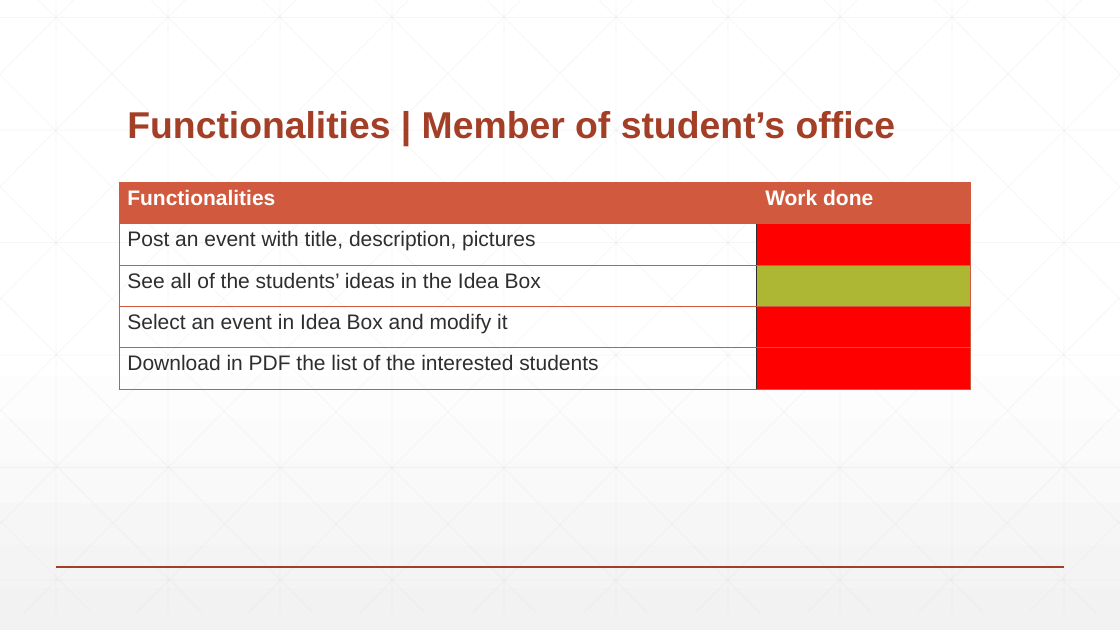
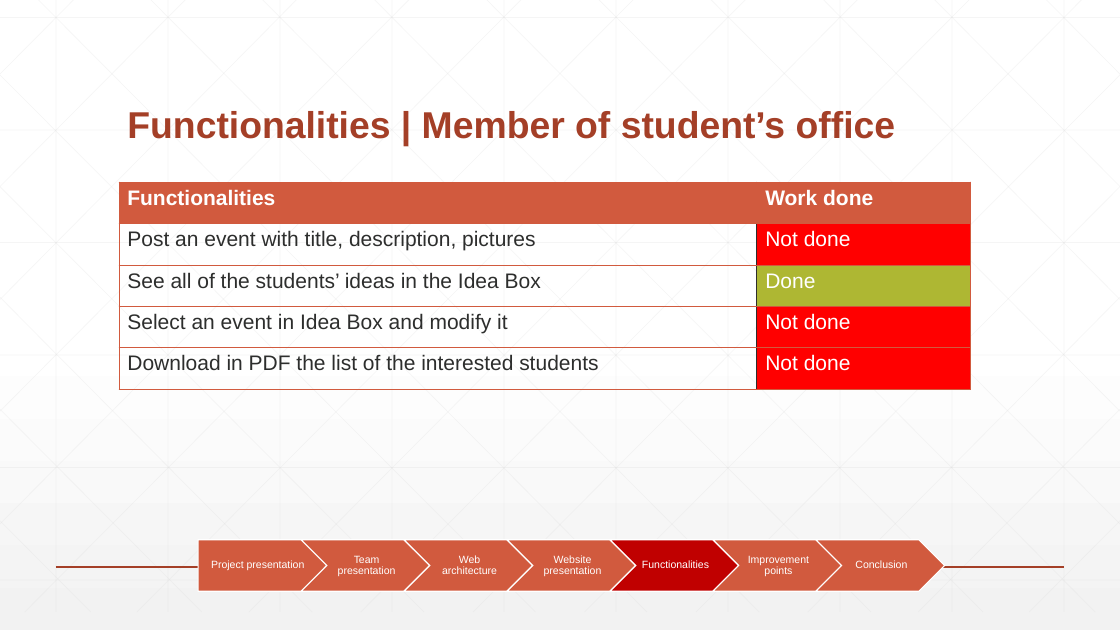
Before and after one commit to PaulFICOT/CESI_A2_Web_G2, a slide deck: slide 10 of Présentation/Web Project.pptx. Drawn at 1120x630 pixels with LibreOffice and Linux fonts; fonts in the diff are those of the drawing. Boxes give left, top, right and bottom in pixels: in the first picture for what was removed or moved away, otherwise in the second. Text is boxed around its words. In the diff, an @@ line names an element or a change of style, - is before the commit and + after.

```diff
--- a/Présentation/Web Project.pptx
+++ b/Présentation/Web Project.pptx
@@ table at bbox=[119, 182, 970, 390] @@
-row 2, column 2: 
+row 2, column 2: Not done
-row 3, column 2: 
+row 3, column 2: Done
-row 4, column 2: 
+row 4, column 2: Not done
-row 5, column 2: 
+row 5, column 2: Not done
@@ group added at bbox=[198, 540, 944, 592]: 7 texts, 6 chevrons, 1 pentagon arrow @@
+Project presentation
+Team presentation
+Web architecture
+Website presentation
+Functionalities
+Improvement points
+Conclusion
```
Also in this commit, not shown: 10 other slides changed, 2 slides added, 2 slides removed, 3 other files.
